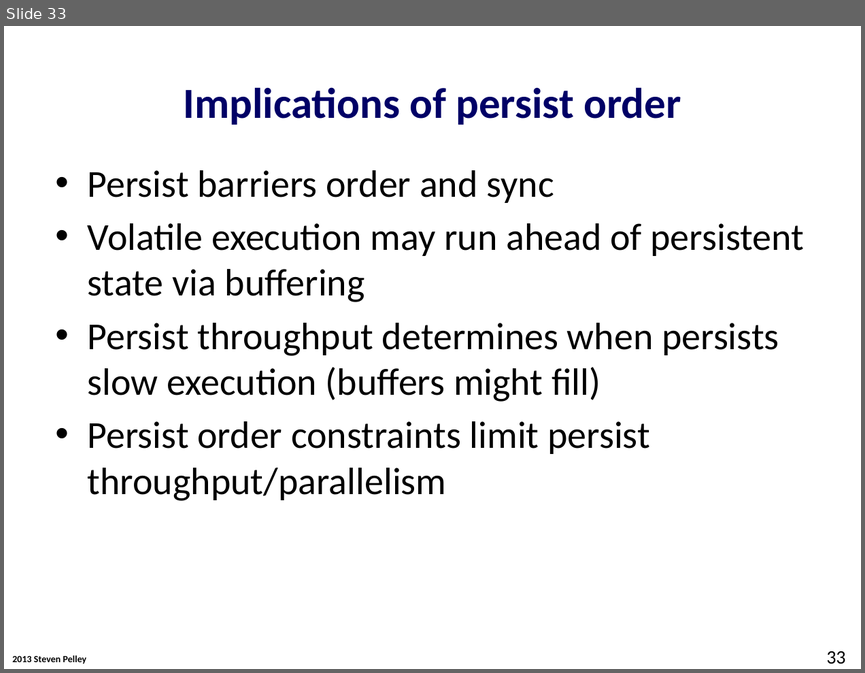
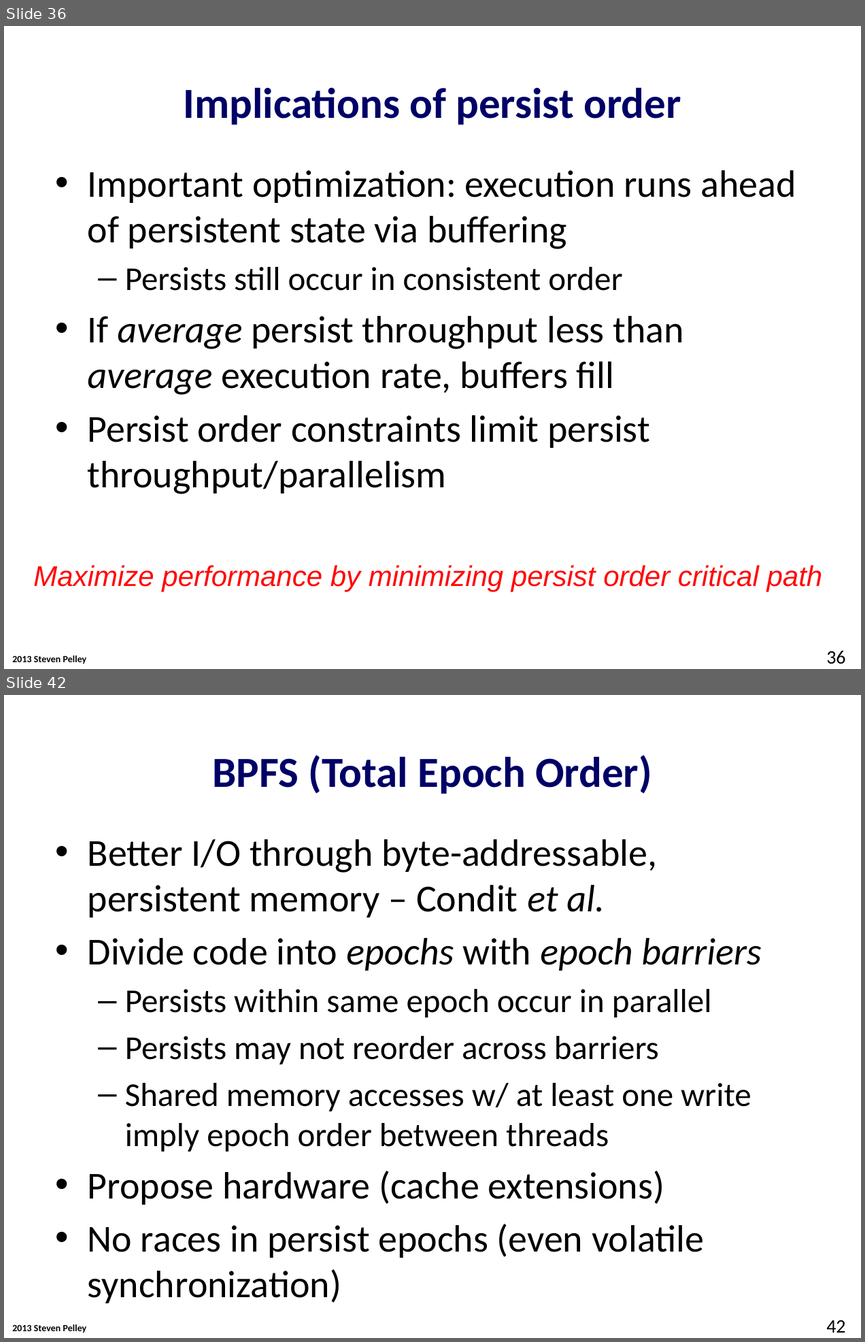
Before and after one commit to Abulila/dissertation, a slide deck: proposal/proposal.pptx. Shown one above the other, each under a label of ours: slide 33 before the commit, slides 36 and 42 after it; the slides between them are not shown. The pictures are 865x673 and 865x1342 pixels, drawn with LibreOffice and Linux fonts; fonts in the diff are those of the drawing; background and template pictures are left out. Boxes give left, top, right and bottom in pixels: in the first picture for what was removed or moved away, otherwise in the second. Text is boxed around its words. In the diff, an @@ line names an element or a change of style, - is before the commit and + after.

```diff
--- a/proposal/proposal.pptx
+++ b/proposal/proposal.pptx
@@ slide 42 added at (x1=4, y1=695, x2=861, y2=1338), background #FFFFFF; not listed: 1 template element that a slide beside it also shows @@
@@ title added at (x1=213, y1=755, x2=652, y2=794), 36 pt, text #000066, bold @@
+BPFS (Total Epoch Order)
@@ text added at (x1=88, y1=839, x2=761, y2=1257), 32 pt, text #000000 @@
+• Better I/O through byte-addressable, persistent memory – Condit et al.
+• Divide code into epochs with epoch barriers
+  – Persists within same epoch occur in parallel
+  – Persists may not reorder across barriers
+  – Shared memory accesses w/ at least one write imply epoch order between threads
+• Propose hardware (cache extensions)
+• No races in persist epochs (even volatile synchronization)
@@ page number added at (x1=826, y1=1320, x2=845, y2=1332), 16 pt, text #000000 @@
+42
@@ what was slide 33 is now slide 36 @@
@@ slide 36 changed as well @@
@@ text at (x1=88, y1=170, x2=796, y2=395): text changed @@
-• Persist barriers order and sync
-• Volatile execution may run ahead of persistent state via buffering
-• Persist throughput determines when persists slow execution (buffers might fill)
+• Important optimization: execution runs ahead of persistent state via buffering
+  – Persists still occur in consistent order
+• If average persist throughput less than average execution rate, buffers fill
@@ text added at (x1=33, y1=565, x2=823, y2=591), 24 pt, text #FF0909, italic @@
+Maximize performance by minimizing persist order critical path
@@ page number at (x1=826, y1=650, x2=845, y2=664): text changed @@
-33
+36
```
Also in this commit, not shown: 11 other slides changed, 12 other slides added, 7 slides removed.
